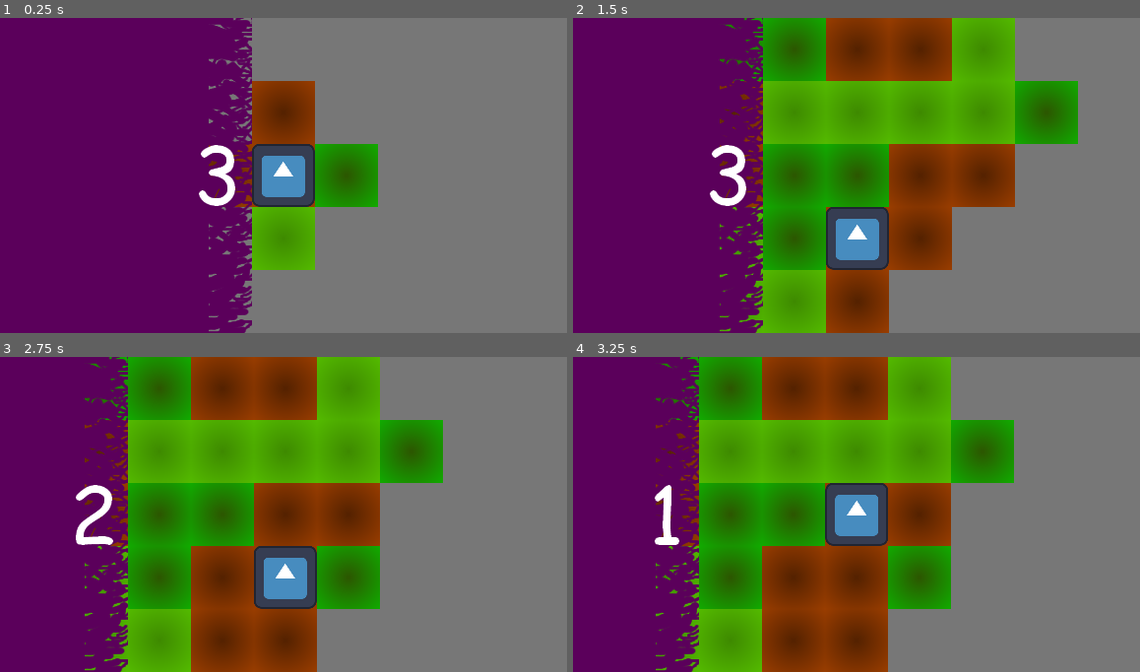
Above: before the commit, frames 1-4 (two rows, left to right).
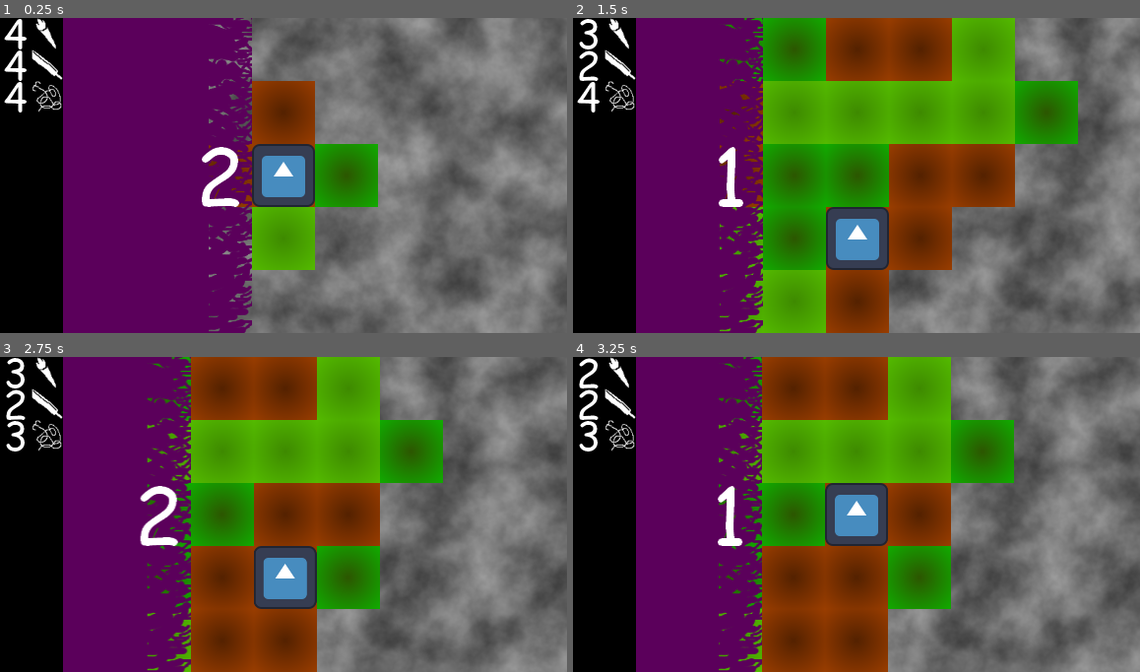
Above: after the commit, the same moments.

Repository: Leroymilo/AcerolaJam0
Game: Godot game, scene res://world.tscn
The game is run twice, just before and just after one commit, with the same random seed, the same clock (stepped at 60 frames per second) and the same inputs. The engine's default icon, where the game draws it, is replaced by a stand-in: a white triangle on a blue panel in a dark square.
Inputs:
- Up to frame 1 (0.25 s): no input
- Up to frame 2 (1.5 s): tap Enter at 0.5 s; hold Right (ui_right) 0.53-1.28 s; hold Down (ui_down) from 1.28 s (still down)
- Up to frame 3 (2.75 s): release Down (ui_down) at 2.03 s; hold Right (ui_right) from 2.03 s (still down)
- Up to frame 4 (3.25 s): release Right (ui_right) at 2.78 s; hold Up (ui_up) from 2.78 s (still down)

The runs differ from the first frame. In frame 1, 22% of the frame differs, in the area x 0-100%, y 0-100%; in frame 2, 20%; in frame 3, 33%; in frame 4, 33%.

Commit message:
main mechanics working

Diff:
--- /dev/null
+++ b/HUD.gd
@@ -0,0 +1,30 @@
+extends CanvasLayer
+
+var ICONS: Dictionary
+var NUMBERS: Dictionary
+
+func _ready():
+	ICONS = {
+		"Torch": $Icons/Torch,
+		"Machete": $Icons/Machete,
+		"Ropes": $Icons/Ropes
+	}
+
+	NUMBERS = {
+		"Torch": $Numbers/Torch,
+		"Machete": $Numbers/Machete,
+		"Ropes": $Numbers/Ropes
+	}
+
+func ask_ressources(names: Array[String]) -> Dictionary:
+	var result = {}
+	for item_name in names:
+		result[item_name] = NUMBERS[item_name].frame
+	return result
+
+func use(item_name: String) -> bool:
+	if NUMBERS[item_name].frame == 0:
+		return false
+
+	NUMBERS[item_name].frame -= 1
+	return true
--- /dev/null
+++ b/HUD.tscn
@@ -0,0 +1,66 @@
+[gd_scene load_steps=8 format=3 uid="uid://cdk7e4ke6whje"]
+
+[ext_resource type="Script" path="res://HUD.gd" id="1_3bba0"]
+[ext_resource type="Texture2D" uid="uid://do55dqf6kkafx" path="res://icons/torch.png" id="1_6wbnk"]
+[ext_resource type="Texture2D" uid="uid://dvckkuecokfnm" path="res://icons/machete.png" id="2_nnckb"]
+[ext_resource type="Texture2D" uid="uid://cdnshg6qi133l" path="res://icons/ropes.png" id="3_pfwhp"]
+[ext_resource type="Texture2D" uid="uid://dekkgxbn2jmme" path="res://icons/numbers.png" id="4_0kkox"]
+
+[sub_resource type="Gradient" id="Gradient_apohb"]
+colors = PackedColorArray(0, 0, 0, 1, 0, 0, 0, 1)
+
+[sub_resource type="GradientTexture2D" id="GradientTexture2D_vr3sx"]
+gradient = SubResource("Gradient_apohb")
+height = 320
+
+[node name="HUD" type="CanvasLayer"]
+script = ExtResource("1_3bba0")
+
+[node name="HUD_background" type="Sprite2D" parent="."]
+texture = SubResource("GradientTexture2D_vr3sx")
+centered = false
+
+[node name="Icons" type="Node2D" parent="."]
+
+[node name="Torch" type="Sprite2D" parent="Icons"]
+position = Vector2(32, 0)
+scale = Vector2(0.5, 0.5)
+texture = ExtResource("1_6wbnk")
+centered = false
+
+[node name="Machete" type="Sprite2D" parent="Icons"]
+position = Vector2(32, 32)
+scale = Vector2(0.5, 0.5)
+texture = ExtResource("2_nnckb")
+centered = false
+
+[node name="Ropes" type="Sprite2D" parent="Icons"]
+position = Vector2(32, 64)
+scale = Vector2(0.5, 0.5)
+texture = ExtResource("3_pfwhp")
+centered = false
+
+[node name="Numbers" type="Node2D" parent="."]
+
+[node name="Torch" type="Sprite2D" parent="Numbers"]
+scale = Vector2(0.5, 0.5)
+texture = ExtResource("4_0kkox")
+centered = false
+hframes = 10
+frame = 4
+
+[node name="Machete" type="Sprite2D" parent="Numbers"]
+position = Vector2(0, 32)
+scale = Vector2(0.5, 0.5)
+texture = ExtResource("4_0kkox")
+centered = false
+hframes = 10
+frame = 4
+
+[node name="Ropes" type="Sprite2D" parent="Numbers"]
+position = Vector2(0, 64)
+scale = Vector2(0.5, 0.5)
+texture = ExtResource("4_0kkox")
+centered = false
+hframes = 10
+frame = 4
--- a/Player.gd
+++ b/Player.gd
@@ -2,14 +2,14 @@
 
 var grid_pos = Vector2i(1, 2)
 
-signal moved(new_pos: Vector2i)
+signal try_move(new_pos: Vector2i)
 
-func _process(delta):
+func set_grid_pos(new_pos):
+	grid_pos = new_pos
 	position = 64 * grid_pos + Vector2i(32, 32)
 
-func _input(event):
+func _input(_event):
 	var dir = Vector2i(Input.get_vector("ui_left", "ui_right", "ui_up", "ui_down"))
 	if dir == Vector2i(0, 0): return
 
-	grid_pos += dir
-	moved.emit(grid_pos)
+	try_move.emit(grid_pos + dir)
--- a/World.gd
+++ b/World.gd
@@ -47,7 +47,7 @@
 		var i: int = rng.randi_range(0, tile_types.size()-1)
 		var new_tile: Node2D = tile_types[tile_types_names[i]].instantiate()
 		var grid_pos = Vector2i(max_tile_x, y)
-		new_tile.grid_position = grid_pos
+		new_tile.set_grid_pos(grid_pos)
 		grid[grid_pos] = new_tile
 		$Tiles.add_child(new_tile)
 
@@ -82,6 +82,22 @@
 		show_tile(pos + d, vision)
 
 func on_player_move(new_pos: Vector2i):
+
+	if 0 > new_pos.y or new_pos.y >= HEIGHT: return
+
+	var tools: Array[String] = grid[new_pos].get_consumables()
+
+	if tools.size() > 0:
+		var quantities: Dictionary = $HUD.ask_ressources(tools)
+
+		var comp = func comp(t_a, t_b): return quantities[t_a] > quantities[t_b]
+		tools.sort_custom(comp)
+
+		if not $HUD.use(tools[0]):
+			return
+
+	$Player.set_grid_pos(new_pos)
+
 	$Chaos.count_down()
 
 	var chaos_pos = $Chaos.grid_pos
@@ -92,7 +108,7 @@
 	while max_tile_x <= new_pos.x + WIDTH/2:
 		generate_column()
 
-	var min_chaos_pos = new_pos.x - WIDTH/2
+	var min_chaos_pos = new_pos.x - WIDTH/2 + 1
 	if chaos_pos < min_chaos_pos:
 		$Chaos.set_grid_pos(min_chaos_pos)
 		chaos_pos = min_chaos_pos
--- a/chaos.gd
+++ b/chaos.gd
@@ -1,10 +1,10 @@
 extends Sprite2D
 
-const MAX_COUNTER = 3
+const MAX_COUNTER = 2
 var counter = MAX_COUNTER
 var grid_pos = 0
 
-func _process(delta):
+func _process(_delta):
 	position.x = lerp(position.x, float(64 * grid_pos), 0.5)
 
 func count_down():
@@ -12,9 +12,9 @@
 	if counter <= 0:
 		grid_pos += 1
 		counter = MAX_COUNTER
-	$Counter.frame = counter-1
+	$Counter.frame = counter
 
 func set_grid_pos(new_pos):
 	grid_pos = new_pos
 	counter = MAX_COUNTER
-	$Counter.frame = counter-1
+	$Counter.frame = counter
--- a/chaos.tscn
+++ b/chaos.tscn
@@ -2,7 +2,7 @@
 
 [ext_resource type="Texture2D" uid="uid://dhaosn160t287" path="res://chaos.png" id="1_yb86c"]
 [ext_resource type="Script" path="res://chaos.gd" id="2_e3jfa"]
-[ext_resource type="Texture2D" uid="uid://d3sbjf5ya2t1x" path="res://chaos_counter.png" id="3_ente5"]
+[ext_resource type="Texture2D" uid="uid://dekkgxbn2jmme" path="res://icons/numbers.png" id="3_i3fw1"]
 
 [node name="Chaos" type="Sprite2D"]
 texture = ExtResource("1_yb86c")
@@ -11,8 +11,8 @@
 script = ExtResource("2_e3jfa")
 
 [node name="Counter" type="Sprite2D" parent="."]
-texture = ExtResource("3_ente5")
+texture = ExtResource("3_i3fw1")
 centered = false
 offset = Vector2(0, 128)
-hframes = 3
+hframes = 10
 frame = 2
--- a/player.tscn
+++ b/player.tscn
@@ -3,14 +3,7 @@
 [ext_resource type="Script" path="res://Player.gd" id="1_aw8xg"]
 [ext_resource type="Texture2D" uid="uid://t7ikp2tkp4tx" path="res://icon.svg" id="2_opolh"]
 
-[node name="Player" type="Node2D"]
-script = ExtResource("1_aw8xg")
-
-[node name="Sprite2D" type="Sprite2D" parent="."]
+[node name="Player" type="Sprite2D"]
 scale = Vector2(0.5, 0.5)
 texture = ExtResource("2_opolh")
-
-[node name="Camera2D" type="Camera2D" parent="."]
-limit_top = 0
-limit_bottom = 0
-position_smoothing_enabled = true
+script = ExtResource("1_aw8xg")
--- a/project.godot
+++ b/project.godot
@@ -55,6 +55,5 @@
 
 [rendering]
 
-textures/canvas_textures/default_texture_filter=0
 renderer/rendering_method="gl_compatibility"
 renderer/rendering_method.mobile="gl_compatibility"
--- a/tiles/Tile.gd
+++ b/tiles/Tile.gd
@@ -1,13 +1,30 @@
 extends Node2D
 
-@export_flags("Torch", "Machete", "Ropes") var consumes
+@export_flags("Torch", "Machete", "Ropes") var consumes = 0
 @export var visibility_obstruction: int
 
-var grid_position: Vector2i = Vector2i(0, 0)
+const CONSUMABLES: Dictionary = {
+	1: "Torch",
+	2: "Machete",
+	4: "Ropes"
+}
+
+var grid_pos: Vector2i
 var visible_from_player: bool = false
 
-func _process(delta):
-	position = grid_position * 64
+func get_consumables() -> Array[String]:
+	var result: Array[String] = []
+
+	for key in CONSUMABLES.keys():
+		if key & consumes:
+			result.append(CONSUMABLES[key])
+
+	return result
+
+func set_grid_pos(new_pos: Vector2i):
+	grid_pos = new_pos
+	position = grid_pos * 64
+	$Fog.texture.noise.offset = Vector3(position.x, position.y, 0)
 
 func make_visible():
 	if visible_from_player: return
--- a/tiles/template_tile.tscn
+++ b/tiles/template_tile.tscn
@@ -9,12 +9,23 @@
 fill = 1
 fill_from = Vector2(0.5, 0.5)
 
-[sub_resource type="Gradient" id="Gradient_28awd"]
-offsets = PackedFloat32Array(0, 0.993506)
-colors = PackedColorArray(0.470588, 0.470588, 0.470588, 1, 0.470588, 0.470588, 0.470588, 1)
+[sub_resource type="Gradient" id="Gradient_wry14"]
+colors = PackedColorArray(0.22, 0.22, 0.22, 1, 0.65, 0.65, 0.65, 1)
 
-[sub_resource type="GradientTexture2D" id="GradientTexture2D_5g8y0"]
-gradient = SubResource("Gradient_28awd")
+[sub_resource type="FastNoiseLite" id="FastNoiseLite_m4365"]
+resource_local_to_scene = true
+noise_type = 0
+domain_warp_amplitude = 15.0
+domain_warp_fractal_type = 2
+domain_warp_fractal_octaves = 9
+
+[sub_resource type="NoiseTexture2D" id="NoiseTexture2D_d5p4d"]
+resource_local_to_scene = true
+width = 64
+height = 64
+normalize = false
+color_ramp = SubResource("Gradient_wry14")
+noise = SubResource("FastNoiseLite_m4365")
 
 [node name="Tile" type="Node2D"]
 script = ExtResource("1_1d14d")
@@ -24,5 +35,5 @@
 centered = false
 
 [node name="Fog" type="Sprite2D" parent="."]
-texture = SubResource("GradientTexture2D_5g8y0")
+texture = SubResource("NoiseTexture2D_d5p4d")
 centered = false
--- a/world.tscn
+++ b/world.tscn
@@ -1,8 +1,9 @@
-[gd_scene load_steps=4 format=3 uid="uid://dj1vggewb5yqo"]
+[gd_scene load_steps=5 format=3 uid="uid://dj1vggewb5yqo"]
 
 [ext_resource type="Script" path="res://World.gd" id="1_mxh8a"]
 [ext_resource type="PackedScene" uid="uid://d3l1t7uobg4ih" path="res://player.tscn" id="2_en4rj"]
 [ext_resource type="PackedScene" uid="uid://cx72nkkn4f84e" path="res://chaos.tscn" id="3_rcp8r"]
+[ext_resource type="PackedScene" uid="uid://cdk7e4ke6whje" path="res://HUD.tscn" id="4_r7j1v"]
 
 [node name="World" type="Node2D"]
 script = ExtResource("1_mxh8a")
@@ -12,6 +13,13 @@
 [node name="Player" parent="." instance=ExtResource("2_en4rj")]
 position = Vector2(96, 160)
 
+[node name="Camera2D" type="Camera2D" parent="Player"]
+limit_top = 0
+limit_bottom = 0
+position_smoothing_enabled = true
+
 [node name="Chaos" parent="." instance=ExtResource("3_rcp8r")]
 
-[connection signal="moved" from="Player" to="." method="on_player_move"]
+[node name="HUD" parent="." instance=ExtResource("4_r7j1v")]
+
+[connection signal="try_move" from="Player" to="." method="on_player_move"]
Binary file removed: chaos_counter.png
Binary file added: icons/machete.png
Not shown, added: icons/machete.png.import
Binary file added: icons/numbers.png
Not shown, added: icons/numbers.png.import
Binary file added: icons/ropes.png
Not shown, added: icons/ropes.png.import
Binary file added: icons/torch.png
Not shown, changed: icons/torch.png.import
Not shown: 1 places in tiles/template_tile.tscn that only renumber resources
